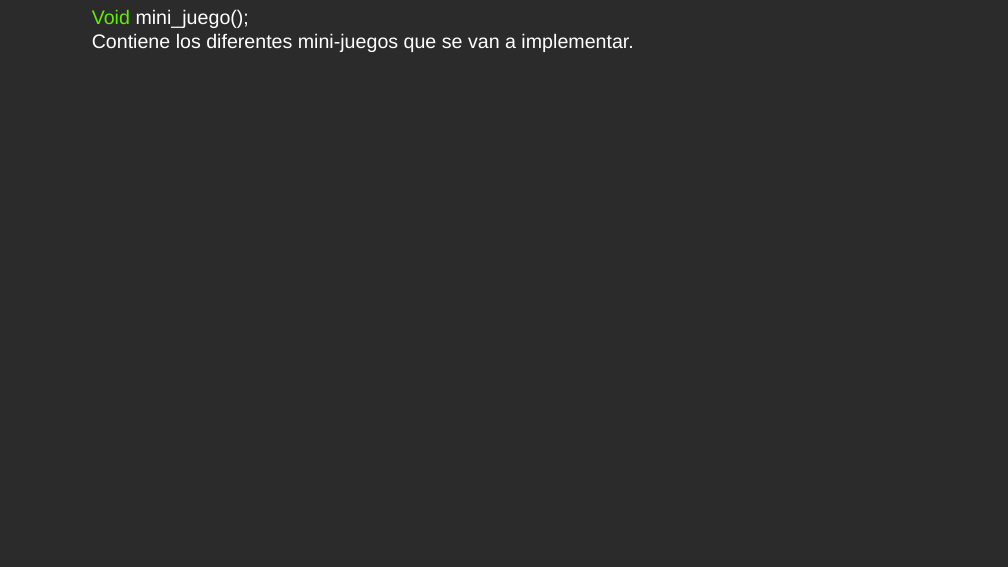
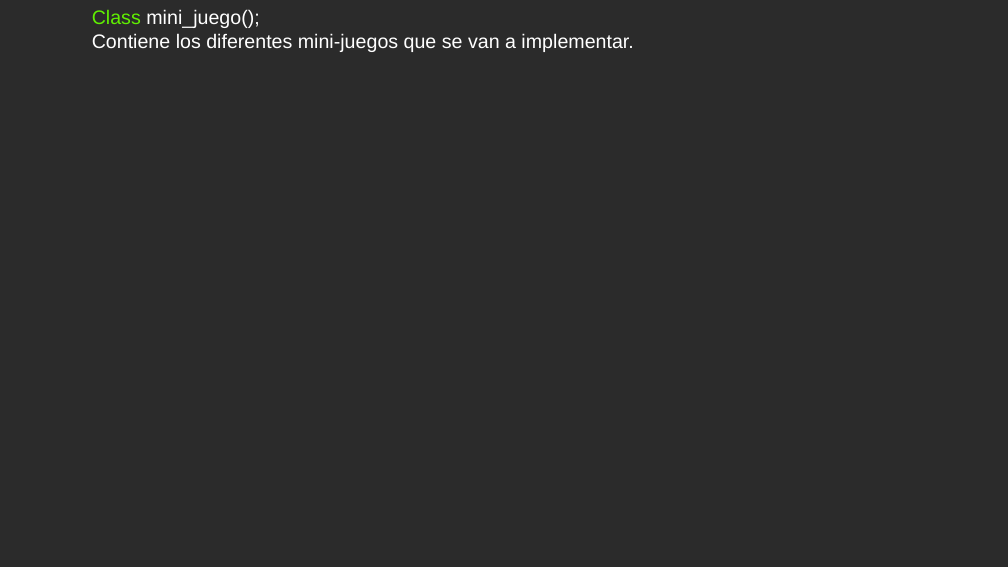
Before and after one commit to Jancarlos96/the_final_project, a slide deck: slide 15 of proyecto final.pptx. Drawn at 1008x567 pixels with LibreOffice and Linux fonts; fonts in the diff are those of the drawing; background and template pictures are left out; a plain dark background stands for a picture behind light text. Boxes give left, top, right and bottom in pixels: in the first picture for what was removed or moved away, otherwise in the second. Text is boxed around its words. In the diff, an @@ line names an element or a change of style, - is before the commit and + after.

```diff
--- a/proyecto final.pptx
+++ b/proyecto final.pptx
@@ text at (92, 9, 259, 28): text changed @@
-Void mini_juego();
+Class mini_juego();
```
Also in this commit, not shown: 2 other slides changed.
